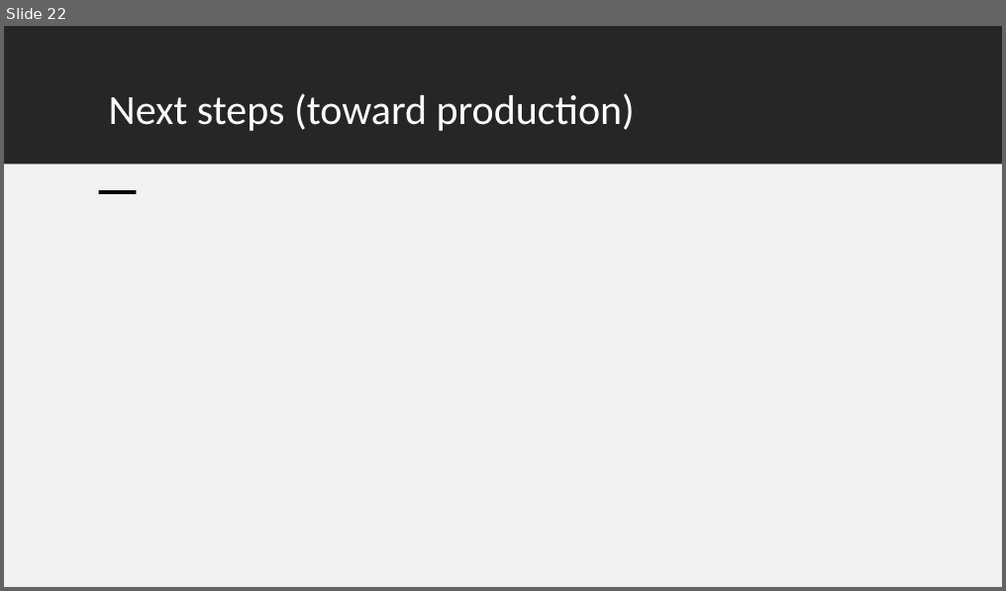
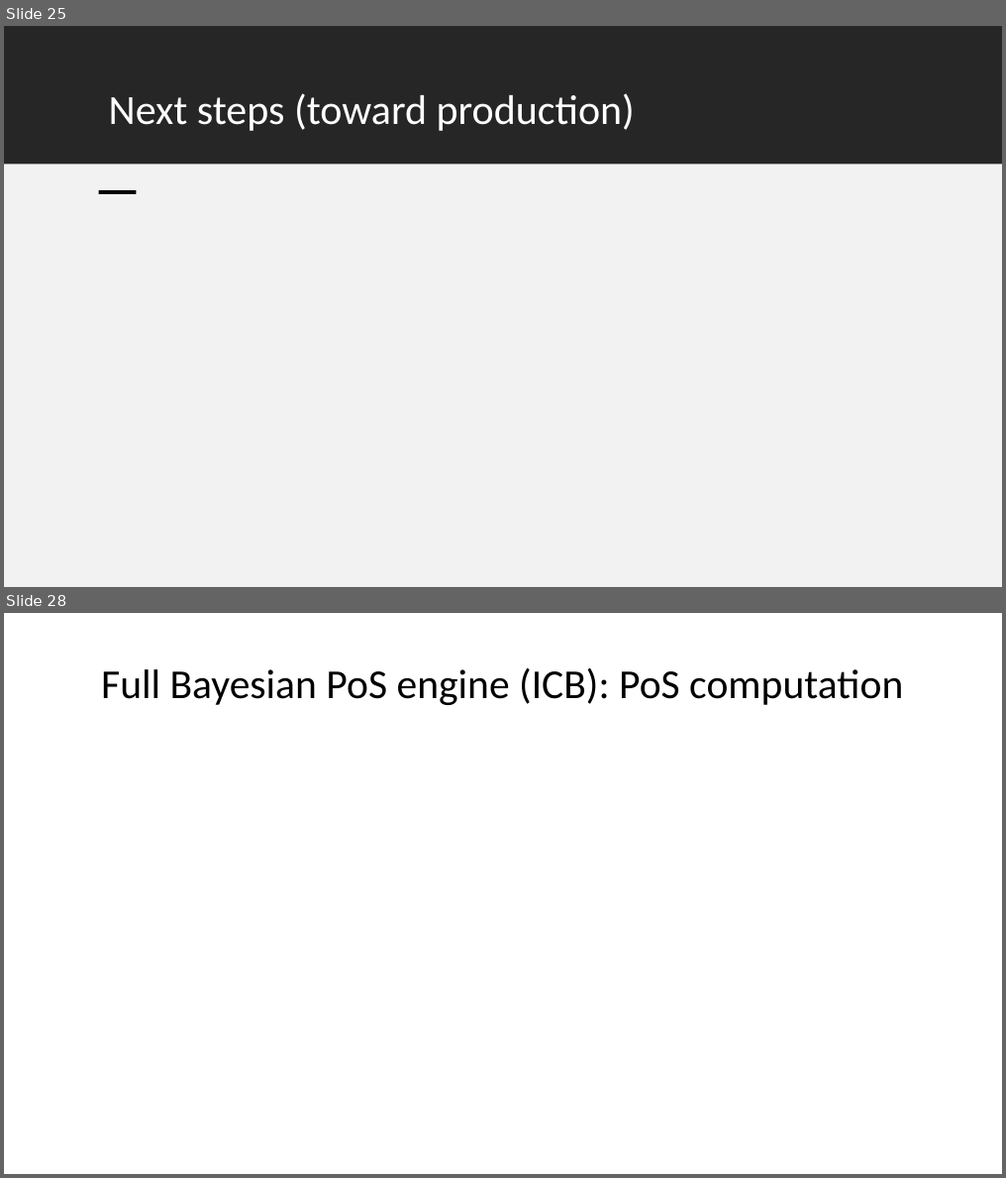
Before and after one commit to JinjieChen19/POS-simulation, a slide deck: PoS draft.pptx. Shown one above the other, each under a label of ours: slide 22 before the commit, slides 25 and 28 after it; the slides between them are not shown. The pictures are 1006x591 and 1006x1178 pixels, drawn with LibreOffice and Linux fonts; fonts in the diff are those of the drawing; grey boxes stand for pictures. Boxes give left, top, right and bottom in pixels: in the first picture for what was removed or moved away, otherwise in the second. Text is boxed around its words. In the diff, an @@ line names an element or a change of style, - is before the commit and + after.

```diff
--- a/PoS draft.pptx
+++ b/PoS draft.pptx
@@ slide 28 added at (4, 613, 1002, 1174), background #FFFFFF @@
@@ title added at (101, 667, 903, 705), 29.7 pt, text #000000 @@
+Full Bayesian PoS engine (ICB): PoS computation
@@ what was slide 22 is now slide 25 @@
```
Also in this commit, not shown: 7 slides changed, 6 other slides added, 1 slide removed, 1 other file.
